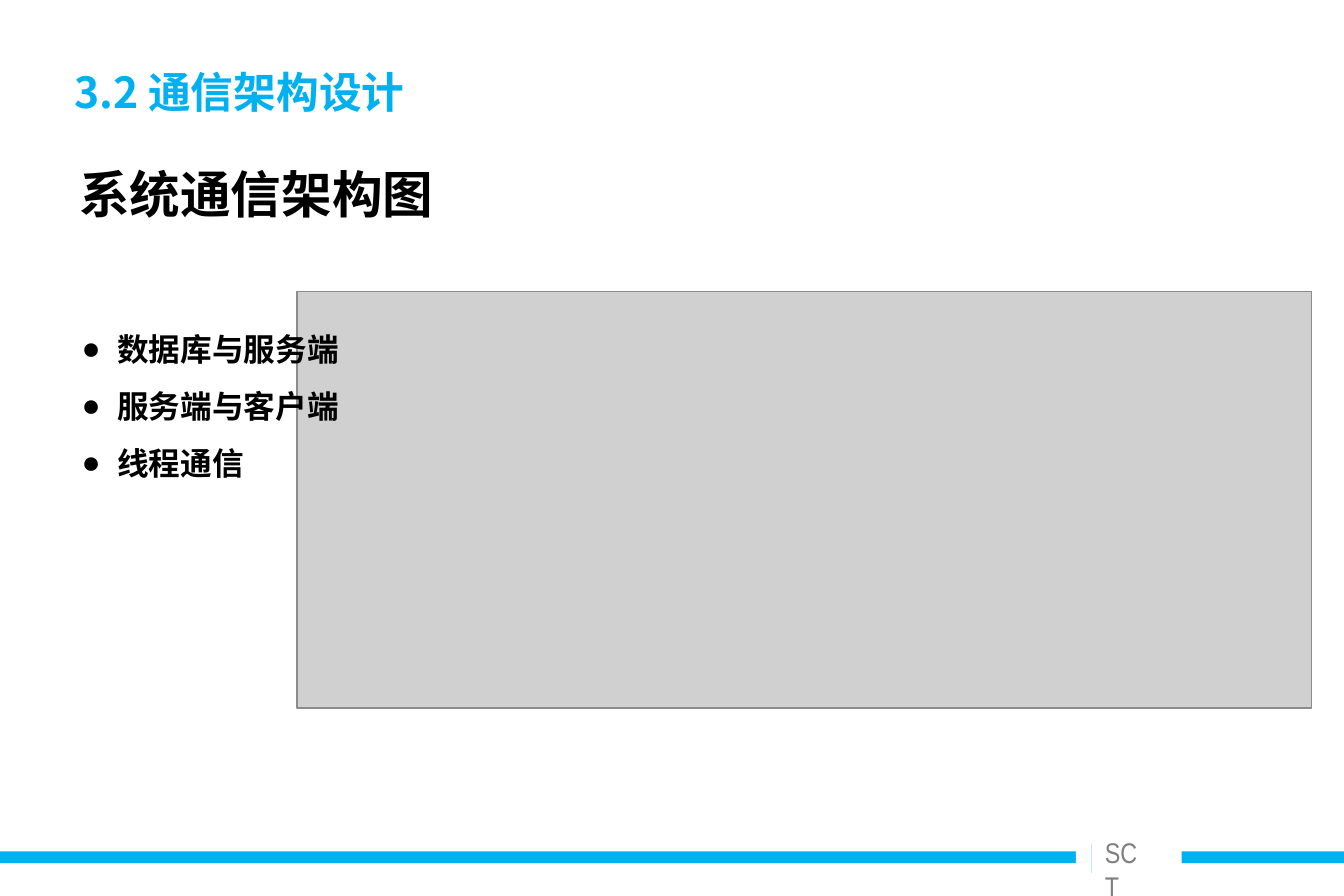
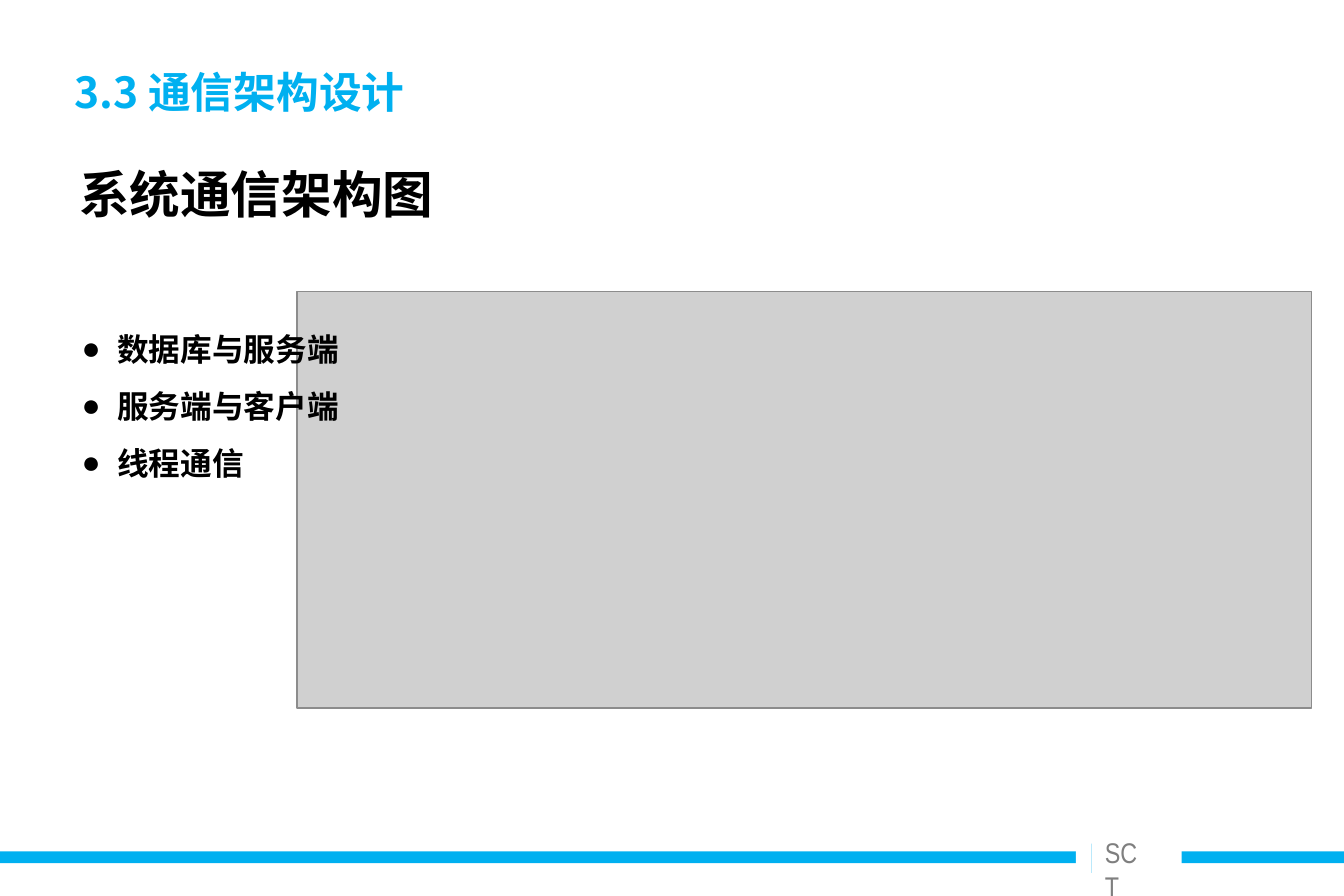
Before and after one commit to Snowin1994/-, a slide deck: slide 14 of 毕业设计相关/答辩ppt/安全聊天工具的设计与实现_v0.9.ppt (slide 15 before the commit). Drawn at 1344x896 pixels with LibreOffice and Linux fonts; fonts in the diff are those of the drawing; grey boxes stand for pictures. Boxes give left, top, right and bottom in pixels: in the first picture for what was removed or moved away, otherwise in the second. Text is boxed around its words. In the diff, an @@ line names an element or a change of style, - is before the commit and + after.

```diff
--- a/毕业设计相关/答辩ppt/安全聊天工具的设计与实现_v0.9.ppt
+++ b/毕业设计相关/答辩ppt/安全聊天工具的设计与实现_v0.9.ppt
@@ title at (74, 71, 404, 112): text changed @@
-3.2 通信架构设计
+3.3 通信架构设计
```
Also in this commit, not shown: 21 other slides changed, 4 slides added, 7 slides removed, 23 other files.
